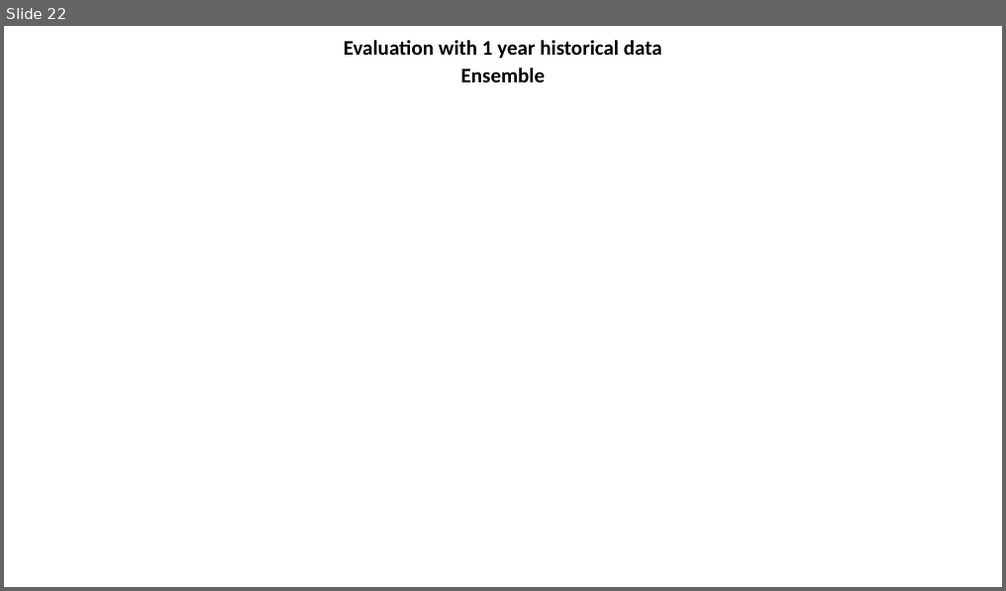
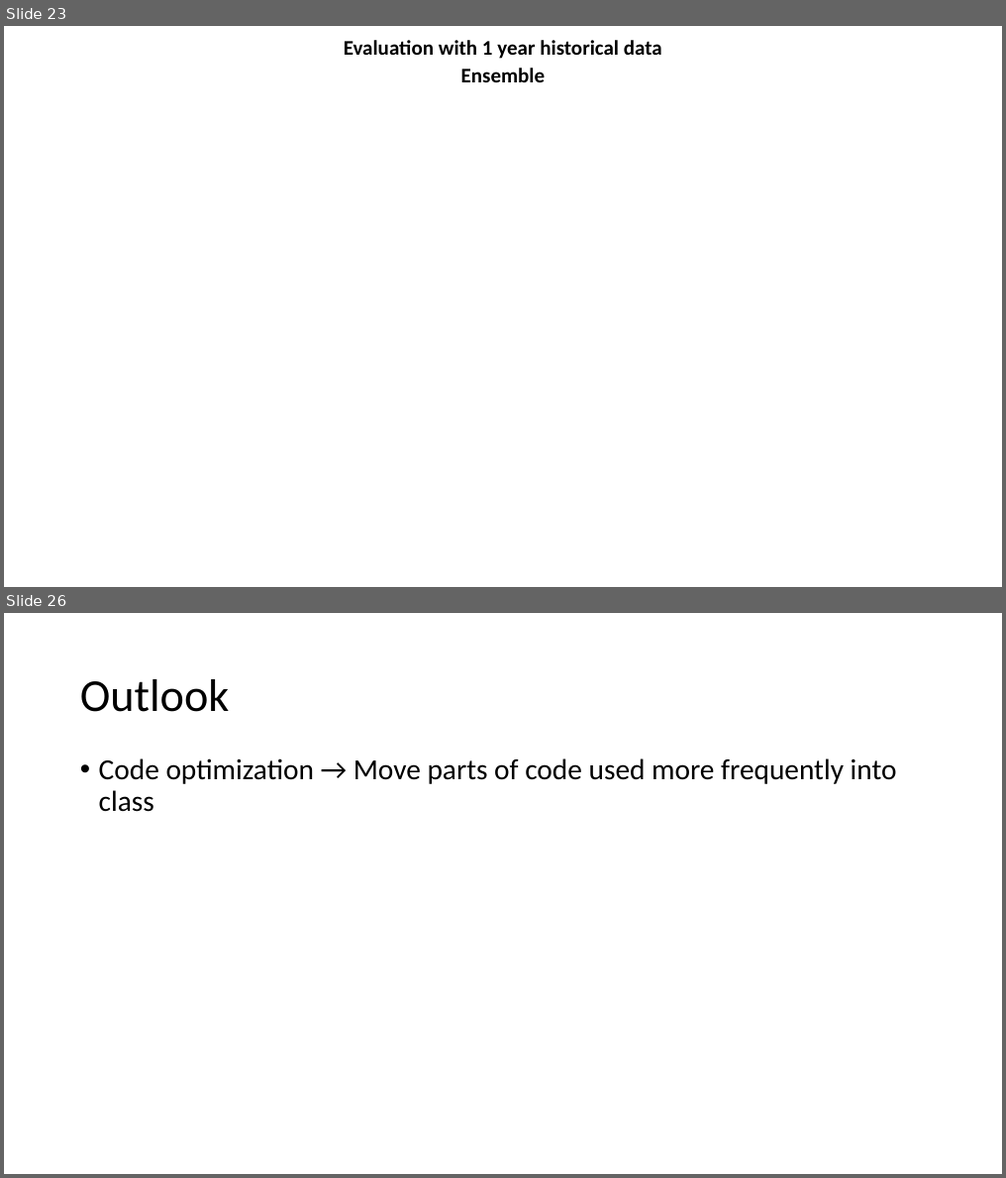
Before and after one commit to sfremerey/backprophet, a slide deck: Backprophet.pptx. Shown one above the other, each under a label of ours: slide 22 before the commit, slides 23 and 26 after it; the slides between them are not shown. The pictures are 1006x591 and 1006x1178 pixels, drawn with LibreOffice and Linux fonts; fonts in the diff are those of the drawing. Boxes give left, top, right and bottom in pixels: in the first picture for what was removed or moved away, otherwise in the second. Text is boxed around its words. In the diff, an @@ line names an element or a change of style, - is before the commit and + after.

```diff
--- a/Backprophet.pptx
+++ b/Backprophet.pptx
@@ slide 26 added at <box>4,613,1002,1174</box>, background #FFFFFF @@
@@ title added at <box>80,679,230,712</box>, 44 pt, text #000000 @@
+Outlook
@@ text added at <box>99,759,897,812</box>, 28 pt, text #000000 @@
+• Code optimization → Move parts of code used more frequently into class
@@ what was slide 22 is now slide 23 @@
```
Also in this commit, not shown: 4 slides changed, 4 other slides added, 1 slide removed, 2 other files.
